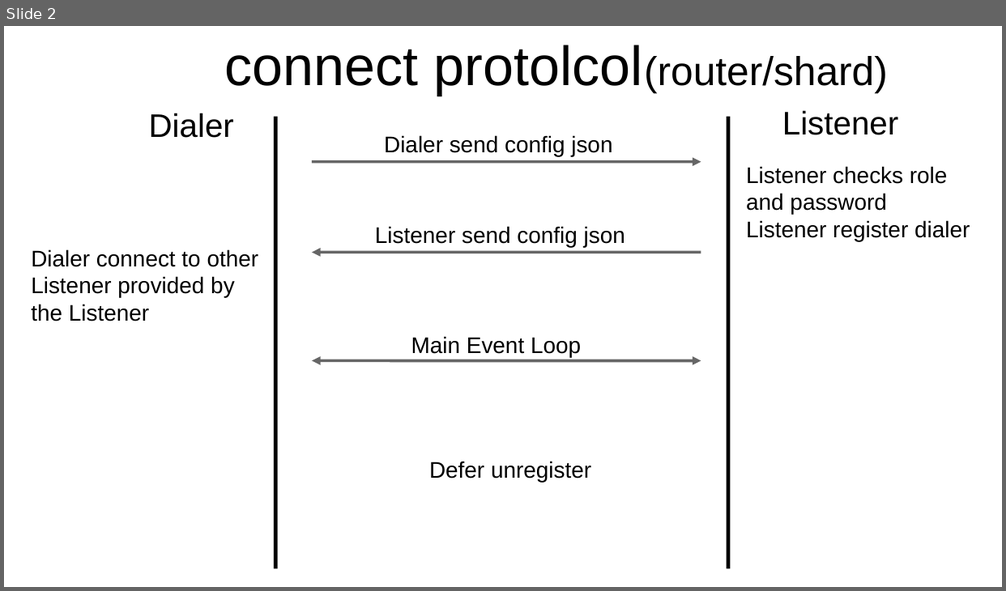
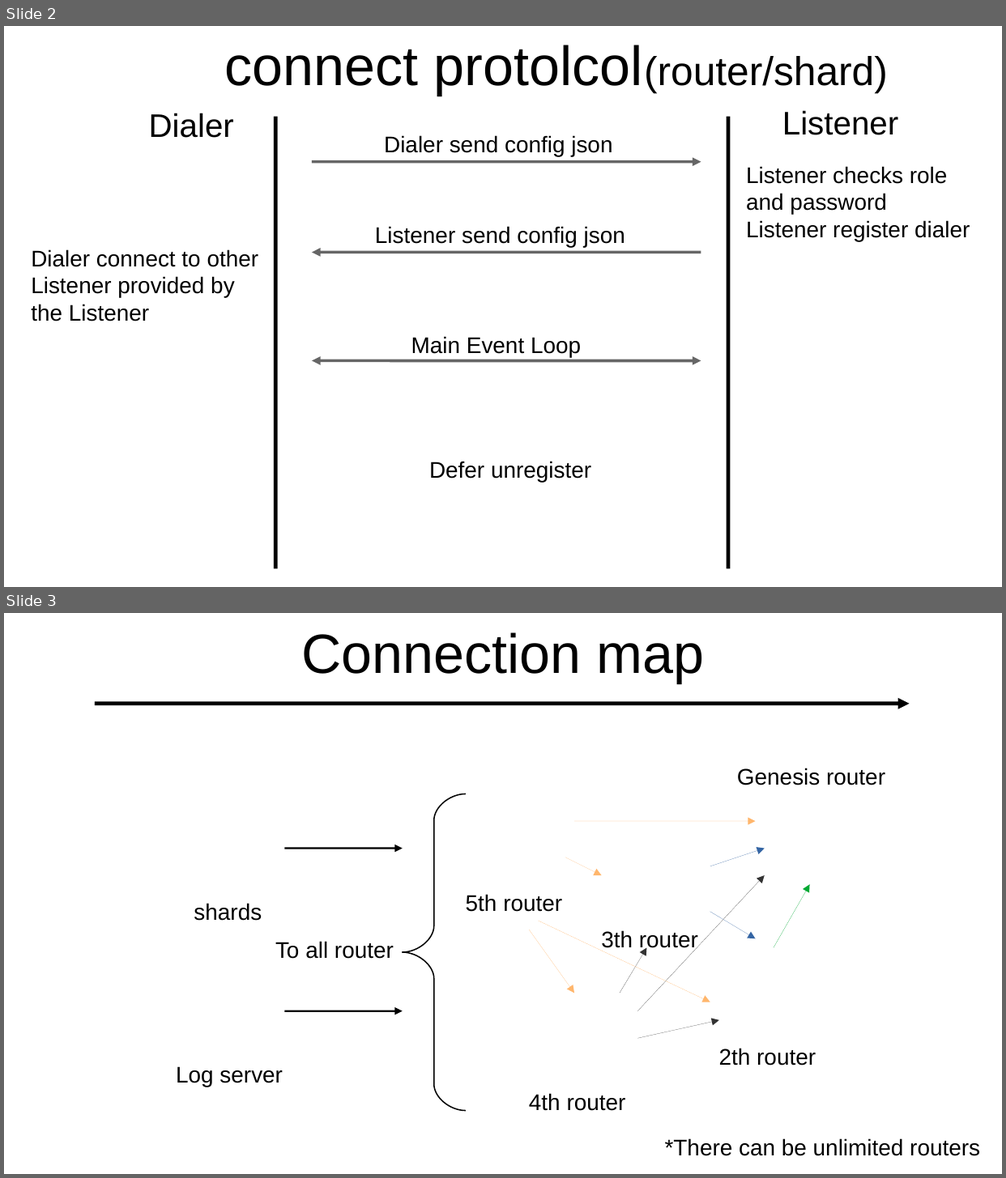
Before and after one commit to YC-Lammy/DejavuDB, a slide deck: doc/concept.odp. Shown one above the other, each under a label of ours: slide 2 before the commit, slides 2 and 3 after it. The pictures are 1006x591 and 1006x1178 pixels, drawn with LibreOffice and Linux fonts; fonts in the diff are those of the drawing. Boxes give left, top, right and bottom in pixels: in the first picture for what was removed or moved away, otherwise in the second. Text is boxed around its words. In the diff, an @@ line names an element or a change of style, - is before the commit and + after.

```diff
--- a/doc/concept.odp
+++ b/doc/concept.odp
@@ slide 3 added at bbox=[4, 613, 1002, 1174], background #FFFFFF @@
@@ title added at bbox=[301, 632, 704, 683], 44 pt, text #000000 @@
+Connection map
@@ arrow added from (95, 704) to (910, 704), #000000 3 pt @@
@@ text added at bbox=[737, 768, 885, 786], 18 pt, text #000000 @@
+Genesis router
@@ freeform shape added at bbox=[403, 794, 466, 1111], outline #000000 0.99 pt @@
@@ arrow added from (574, 821) to (756, 821), #FFB66C 0 pt @@
@@ arrow added from (285, 849) to (403, 849), #000000 1.5 pt @@
@@ arrow added from (710, 867) to (765, 849), #3465A4 0 pt @@
@@ arrow added from (565, 858) to (602, 875), #FFB66C 0 pt @@
@@ arrow added from (638, 1012) to (765, 875), #333333 0 pt @@
@@ text added at bbox=[194, 903, 262, 921], 18 pt, text #000000 @@
+shards
@@ text added at bbox=[466, 894, 562, 912], 18 pt, text #000000 @@
+5th router
@@ arrow added from (774, 948) to (810, 884), #00A933 0 pt @@
@@ arrow added from (539, 921) to (710, 1003), #FFB66C 0 pt @@
@@ arrow added from (710, 912) to (756, 939), #3465A4 0 pt @@
@@ text added at bbox=[275, 941, 394, 959], 18 pt, text #000000 @@
+To all router
@@ arrow added from (529, 930) to (574, 994), #FFB66C 0 pt @@
@@ text added at bbox=[601, 931, 698, 952], 18 pt, text #000000 @@
+3th router
@@ arrow added from (620, 994) to (647, 948), #333333 0 pt @@
@@ arrow added from (285, 1012) to (403, 1012), #000000 1.5 pt @@
@@ arrow added from (638, 1038) to (719, 1020), #333333 0 pt @@
@@ text added at bbox=[719, 1048, 816, 1066], 18 pt, text #000000 @@
+2th router
@@ text added at bbox=[176, 1067, 283, 1088], 18 pt, text #000000 @@
+Log server
@@ text added at bbox=[529, 1093, 626, 1111], 18 pt, text #000000 @@
+4th router
@@ text added at bbox=[665, 1139, 980, 1157], 18 pt, text #000000 @@
+*There can be unlimited routers
```
Also in this commit, not shown: 4 slides changed, 4 other slides added, 10 other files.
